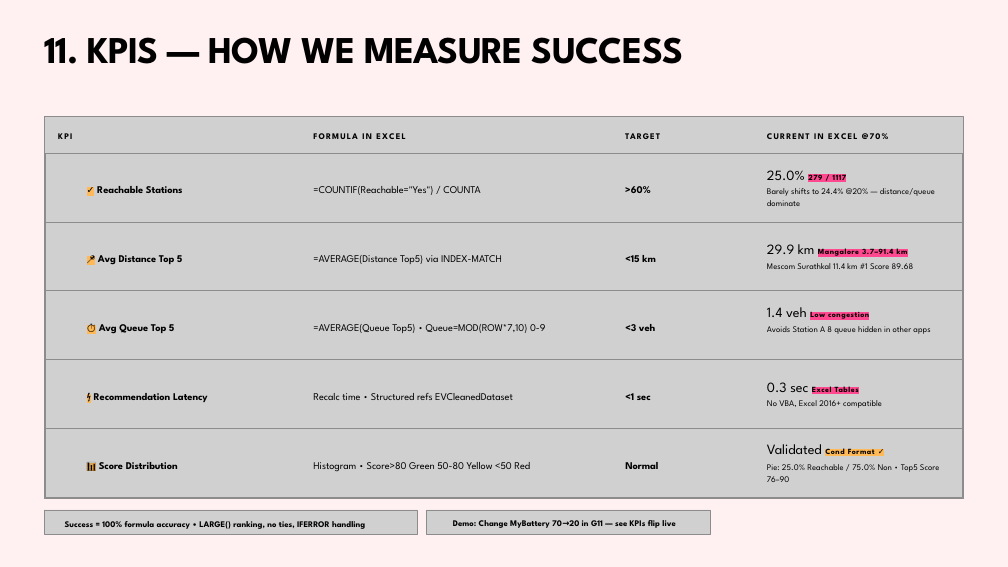
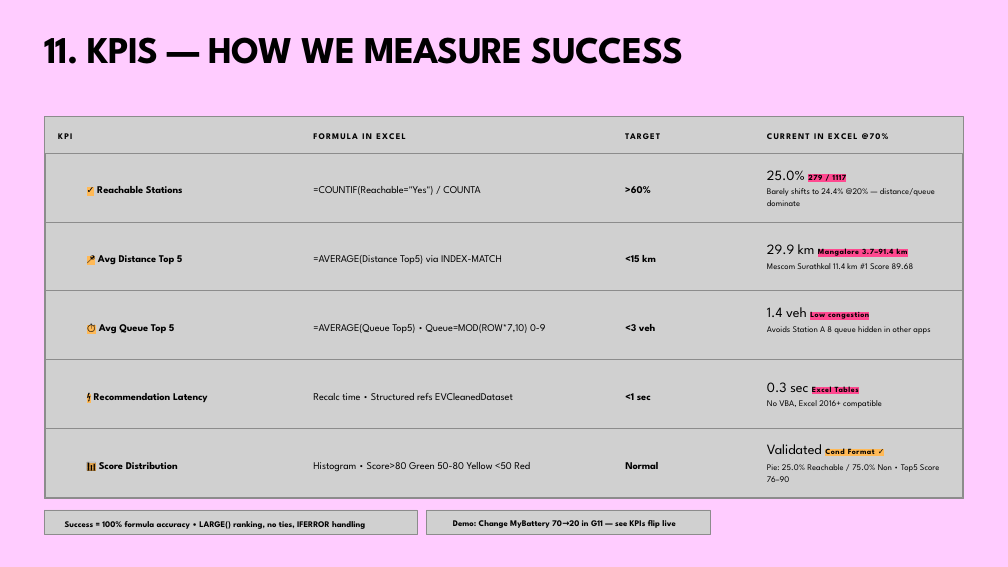
Before and after one commit to JEISAMATHEW/EV_Recommendation_Dashboard, a slide deck: slide 13 of EV Recommendation Dashboard.pptx. Drawn at 1008x567 pixels with LibreOffice and Linux fonts; fonts in the diff are those of the drawing; grey boxes stand for pictures; background and template pictures are left out. Boxes give left, top, right and bottom in pixels: in the first picture for what was removed or moved away, otherwise in the second. Text is boxed around its words. In the diff, an @@ line names an element or a change of style, - is before the commit and + after.

```diff
--- a/EV Recommendation Dashboard.pptx
+++ b/EV Recommendation Dashboard.pptx
@@ background #FFF1F1 to #FFCCFF @@
```
Also in this commit, not shown: 14 other slides changed.
